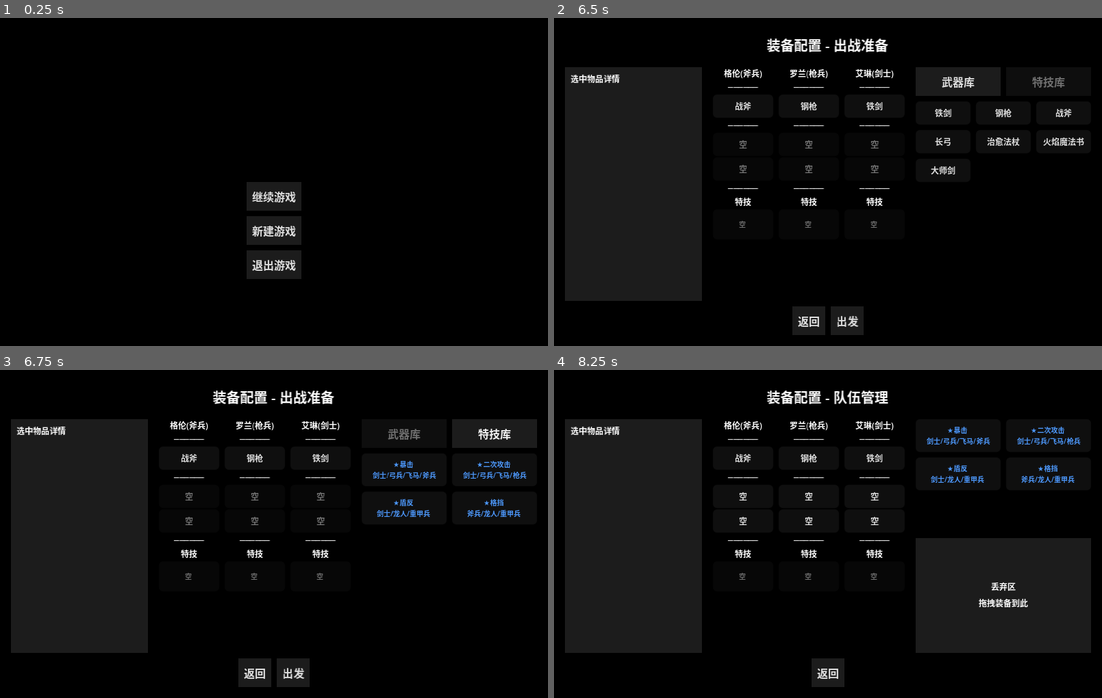
Above: before the commit, frames 1-4 (two rows, left to right).
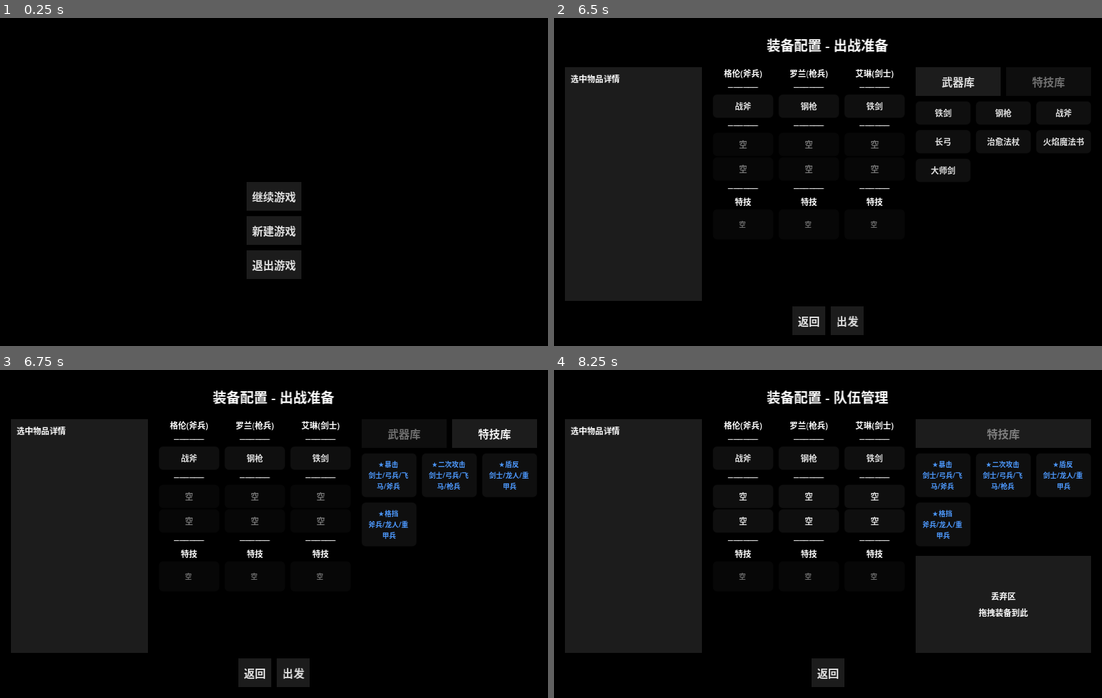
Above: after the commit, the same moments.

Repository: ZhuXilin/Dev_Project_260730
Game: Godot game, scene res://content/scenes/ui/MainMenu.tscn
The game is run twice, just before and just after one commit, with the same random seed, the same clock (stepped at 60 frames per second) and the same inputs. Sound files missing from this copy of the repository are replaced by a short silence.
Inputs:
- Up to frame 1 (0.25 s): no input
- Up to frame 2 (6.5 s): click "继续游戏" at 0.5 s; click "新建游戏" at 1.25 s; click "新游戏" at 2 s; click "出战" at 2.75 s; click "格伦|海盗|斧兵" at 3.5 s; click "罗兰|王国|枪兵" at 4.25 s; click "艾琳|王国|剑士" at 5 s; click "确认" at 5.75 s
- Up to frame 3 (6.75 s): click "特技库" at 6.5 s
- Up to frame 4 (8.25 s): click "出发" at 7.25 s; click "装备配置" at 8 s

Frames 1-2 are identical in both runs. In frame 3, 1.3% of the frame differs, in the area x 67-97%, y 27-52%; in frame 4, 3.6%, in the area x 66-98%, y 15-76%.

Commit message:
Tweak talent system

Diff:
--- a/content/scenes/ui/RewardSummaryUI.tscn
+++ b/content/scenes/ui/RewardSummaryUI.tscn
@@ -80,6 +80,13 @@
 theme_override_constants/separation = 2
 alignment = 1
 
+[node name="EmptyLabel" type="Label" parent="Panel/VBoxContainer/MaterialListContainer" unique_id=857653473]
+modulate = Color(0.5, 0.5, 0.5, 1)
+layout_mode = 2
+theme_override_font_sizes/font_size = 8
+text = "没有获得材料"
+horizontal_alignment = 1
+
 [node name="Separator3" type="HSeparator" parent="Panel/VBoxContainer" unique_id=22023167]
 layout_mode = 2
 
--- a/function/global/GameState.gd
+++ b/function/global/GameState.gd
@@ -247,6 +247,9 @@
 		materials[material_name] = amount
 	print("材料增加: ", material_name, " +", amount, " (当前: ", materials[material_name], ")")
 
+	# ---- 材料变化后自动保存 ----
+	SaveManager.auto_save()
+
 func get_material(material_name: String) -> int:
 	return materials.get(material_name, 0)
 
--- a/function/script/EquipmentConfig.gd
+++ b/function/script/EquipmentConfig.gd
@@ -129,7 +129,7 @@
 	discard_zone.visible = false
 	reset_btn.visible = false
 	tab_bar.visible = false
-	right_container.visible = true
+	right_container.visible = true   # 右侧区域始终可见
 
 	var left_column = $VBoxContainer/MainHBox/LeftVBox
 	if left_column:
@@ -144,24 +144,25 @@
 			gold_label.visible = false
 			confirm_btn.disabled = false
 
+			# ---- 显示标签栏（武器库/特技库切换） ----
 			tab_bar.visible = true
 			weapon_tab_btn.visible = true
 			talent_tab_btn.visible = true
 
-			# ---- 保留当前标签页（不重置为 weapon） ----
-			# 如果 current_tab 为空，默认设为 weapon
+			# ---- 默认选中武器库 ----
 			if current_tab == "":
 				current_tab = "weapon"
 			_update_tab_style()
 
-			# ---- 根据当前标签页填充内容 ----
+			# ---- 清空并填充内容（不含标题） ----
 			_clear_container(shop_container)
 			if current_tab == "weapon":
 				_build_weapon_grid(shop_container)
 			else:
-				_build_talent_grid(shop_container)
+				_build_talent_grid(shop_container)   # 不创建标题，由标签按钮提供
 			shop_container.visible = true
 
+			# ---- 隐藏商店相关 ----
 			reset_btn.visible = false
 			discard_zone.visible = false
 
@@ -174,12 +175,17 @@
 			confirm_btn.visible = false
 			gold_label.visible = false
 
-			# ---- 只显示特技库（无标签切换） ----
-			tab_bar.visible = false
-
-			# ---- 清空并填充特技库 ----
+			# ---- 显示标签栏（仅显示特技库标题，不显示切换按钮） ----
+			tab_bar.visible = true
+			weapon_tab_btn.visible = false
+			talent_tab_btn.visible = true
+			talent_tab_btn.disabled = true
+			talent_tab_btn.text = "特技库"
+			talent_tab_btn.modulate = Color.WHITE   # 确保标题颜色正常
+
+			# ---- 清空并填充特技库（不带标题，由标签栏提供） ----
 			_clear_container(shop_container)
-			_build_talent_grid(shop_container)
+			_build_talent_grid(shop_container)   # 使用无标题版本
 			shop_container.visible = true
 
 			# ---- 显示丢弃区 ----
@@ -414,9 +420,13 @@
 			btn.mouse_exited.connect(_on_button_hover_exited)
 			container.add_child(btn)
 
-# ---- 构建特技库 ----
+# ---- 构建特技库网格 ----
 func _build_talent_grid(container: GridContainer):
-	container.columns = 2
+	# ---- 清空容器 ----
+	for child in container.get_children():
+		child.queue_free()
+
+	# ---- DEPLOY 模式：不创建标题，由 TabBar 标签按钮提供 ----
 	var unlocked = Globals.get_unlocked_talents()
 	if unlocked.is_empty():
 		var label = Label.new()
@@ -430,6 +440,9 @@
 		var data = TalentManager.get_talent_data(talent_id)
 		if not data:
 			continue
+
+		var is_equipped = _is_talent_equipped_anywhere(talent_id)
+
 		var btn = Button.new()
 		btn.text = _get_talent_display_name(data)
 		btn.add_theme_font_size_override("font_size", 5)
@@ -439,12 +452,19 @@
 		btn.set_meta("slot_type", "library_talent")
 		btn.focus_mode = Control.FOCUS_NONE
 		btn.mouse_filter = Control.MOUSE_FILTER_STOP
-
-		# ---- 多行支持（不设置垂直对齐，默认居中） ----
 		btn.autowrap_mode = TextServer.AUTOWRAP_WORD_SMART
 
 		var rarity_color = _get_rarity_color(data.rarity)
-		btn.add_theme_color_override("font_color", rarity_color)
+
+		if is_equipped:
+			btn.modulate = Color(0.4, 0.4, 0.4, 1.0)
+			btn.add_theme_color_override("font_color", Color(0.4, 0.4, 0.4))
+			btn.disabled = true
+			btn.tooltip_text = "该特技已被其他单位装备"
+		else:
+			btn.modulate = Color.WHITE
+			btn.add_theme_color_override("font_color", rarity_color)
+			btn.disabled = false
 
 		btn.mouse_entered.connect(_on_talent_hover_entered.bind(talent_id))
 		btn.mouse_exited.connect(_on_talent_hover_exited)
@@ -1499,3 +1519,12 @@
 			if inst and inst.is_active and inst.talent_id == talent_id:
 				return unit.display_name
 	return ""
+
+# ---- 检查词条是否已被任意单位装备 ----
+func _is_talent_equipped_anywhere(talent_id: String) -> bool:
+	for i in range(party.size()):
+		var unit = party[i]
+		for inst in unit.talent_slots:
+			if inst and inst.is_active and inst.talent_id == talent_id:
+				return true
+	return false
--- a/function/script/RewardSummaryUI.gd
+++ b/function/script/RewardSummaryUI.gd
@@ -1,4 +1,3 @@
-# RewardSummaryUI.gd
 extends CanvasLayer
 
 signal confirmed
@@ -6,6 +5,7 @@
 @onready var gold_label = $Panel/VBoxContainer/ResourceContainer/GoldLabel
 @onready var soul_label = $Panel/VBoxContainer/ResourceContainer/SoulLabel
 @onready var material_list_container = $Panel/VBoxContainer/MaterialListContainer
+@onready var empty_label = $Panel/VBoxContainer/MaterialListContainer/EmptyLabel
 @onready var confirm_button = $Panel/VBoxContainer/ConfirmButton
 
 func setup_reward(gold: int, soul: int, items: Array):
@@ -13,17 +13,16 @@
 	gold_label.text = "金币 +" + str(gold)
 	soul_label.text = "魂 +" + str(soul)
 
-	# ---- 清空材料列表 ----
+	# ---- 清空材料列表（保留 EmptyLabel） ----
 	for child in material_list_container.get_children():
-		child.queue_free()
+		if child != empty_label:
+			child.queue_free()
 
-	# ---- 如果没有获得任何物品 ----
+	# ---- 默认显示空状态 ----
+	empty_label.visible = true
+
+	# ---- 如果没有获得任何材料 ----
 	if items.is_empty():
-		var label = Label.new()
-		label.text = "没有获得材料"
-		label.add_theme_font_size_override("font_size", 8)
-		label.horizontal_alignment = HORIZONTAL_ALIGNMENT_CENTER
-		material_list_container.add_child(label)
 		return
 
 	# ---- 合并相同物品 ----
@@ -40,7 +39,10 @@
 				"count": 1
 			}
 
-	# ---- 显示所有物品（包括材料和普通物品） ----
+	# ---- 如果有物品，隐藏空状态 ----
+	empty_label.visible = false
+
+	# ---- 显示所有物品 ----
 	for key in merged_items:
 		var entry = merged_items[key]
 		var data = entry["data"]
@@ -54,20 +56,19 @@
 		if data.icon:
 			icon.texture = data.icon
 		else:
-			# 如果没有图标，使用占位文本
 			icon.visible = false
 		icon.expand_mode = TextureRect.EXPAND_IGNORE_SIZE
 		icon.stretch_mode = TextureRect.STRETCH_KEEP_CENTERED
 		icon.size = Vector2(16, 16)
 		hbox.add_child(icon)
 
-		# 名称（材料显示颜色）
+		# 名称
 		var name_label = Label.new()
 		name_label.text = data.name
 		name_label.add_theme_font_size_override("font_size", 8)
 		name_label.size_flags_horizontal = Control.SIZE_EXPAND_FILL
 
-		# ---- 如果是材料，显示颜色 ----
+		# 材料颜色
 		if data.id and data.id.begins_with("material_"):
 			var color = _get_material_color(data.name)
 			if color:
@@ -84,19 +85,13 @@
 
 		material_list_container.add_child(hbox)
 
-# ---- 根据材料名称获取颜色 ----
 func _get_material_color(material_name: String) -> Color:
 	match material_name:
-		"粗铁":
-			return Color(0.7, 0.6, 0.5, 1.0)   # 棕色
-		"精钢":
-			return Color(0.5, 0.7, 0.8, 1.0)   # 钢蓝色
-		"秘银":
-			return Color(0.3, 0.8, 0.7, 1.0)   # 银蓝色
-		"龙鳞":
-			return Color(0.8, 0.6, 0.1, 1.0)   # 金色
-		_:
-			return Color.WHITE
+		"粗铁": return Color(0.7, 0.6, 0.5, 1.0)
+		"精钢": return Color(0.5, 0.7, 0.8, 1.0)
+		"秘银": return Color(0.3, 0.8, 0.7, 1.0)
+		"龙鳞": return Color(0.8, 0.6, 0.1, 1.0)
+		_: return Color.WHITE
 
 func _on_confirm_pressed():
 	confirmed.emit()
